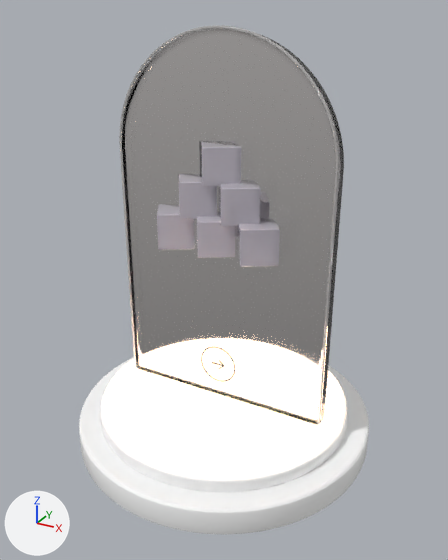
The glTF model web/studio/public/assets/hyper-atrium/crystal-crystal-stack.glb, before and after one commit.
One viewpoint serves both versions: a camera (50 mm lens) standing at (2.43, -4.42, 3.87) and looking at (0.04, -0.08, 1.7). The lights are fixed; the arrows at lower left show +X, +Y and +Z. The first picture is the older version. Where no turn or scale is listed for an object, it has been applied to the vertices.

Names of what the first picture shows: 'Crystal crystal-stack | concealed warm light seam', 'Crystal crystal-stack | front polished rim', 'Crystal crystal-stack | lower travertine plinth', 'Crystal crystal-stack | solid clear arched crystal', 'Crystal crystal-stack | upper porcelain plinth', 'Training | crystal block 0.006', 'Training | crystal block 0.007', 'Training | crystal block 0.008', 'Training | crystal block 1.004', 'Training | crystal block 1.005', 'Training | crystal block 2.002' and 1 more.
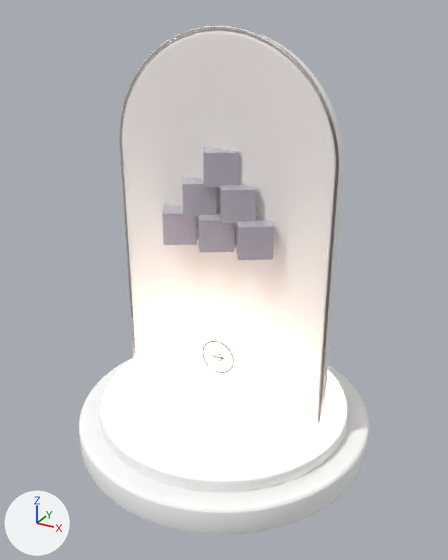
The change, as a diff of the scene's bpy script:
```diff
--- a/web/studio/public/assets/hyper-atrium/crystal-crystal-stack.glb.py
+++ b/web/studio/public/assets/hyper-atrium/crystal-crystal-stack.glb.py
@@ mat_portals___optically_clear_rose_crystal @@
 mat_portals___optically_clear_rose_crystal.base_color = (0.985, 0.947, 0.934)  # white #fdf9f7
-mat_portals___optically_clear_rose_crystal.roughness = 0.055
-mat_portals___optically_clear_rose_crystal.ior = 1.43
-mat_portals___optically_clear_rose_crystal.transmission_weight = 1.0
+mat_portals___optically_clear_rose_crystal.roughness = 1.0
 mat_portals___optically_clear_rose_crystal.coat_weight = 0.3
@@ ob_training___crystal_block_0_006 @@
 ob_training___crystal_block_0_006.parent = ob_station___crystal_stack
-ob_training___crystal_block_0_006.location = (-0.39, -0.145, 2.14)
+ob_training___crystal_block_0_006.location = (-0.355, -0.14, 2.166)
 ob_training___crystal_block_0_006.rotation_euler = (0.0, 0.0, 0.559)  # degrees (0, 0, 32)
+ob_training___crystal_block_0_006.scale = (0.909, 0.909, 0.909)
@@ ob_training___crystal_block_0_007 @@
 ob_training___crystal_block_0_007.parent = ob_station___crystal_stack
-ob_training___crystal_block_0_007.location = (0.0, -0.145, 2.14)
+ob_training___crystal_block_0_007.location = (0.0, -0.14, 2.166)
 ob_training___crystal_block_0_007.rotation_euler = (0.0, 0.0, 0.559)  # degrees (0, 0, 32)
+ob_training___crystal_block_0_007.scale = (0.909, 0.909, 0.909)
@@ ob_training___crystal_block_0_008 @@
 ob_training___crystal_block_0_008.parent = ob_station___crystal_stack
-ob_training___crystal_block_0_008.location = (0.39, -0.145, 2.14)
+ob_training___crystal_block_0_008.location = (0.355, -0.14, 2.166)
 ob_training___crystal_block_0_008.rotation_euler = (0.0, 0.0, 0.559)  # degrees (0, 0, 32)
+ob_training___crystal_block_0_008.scale = (0.909, 0.909, 0.909)
@@ ob_training___crystal_block_1_004 @@
 ob_training___crystal_block_1_004.parent = ob_station___crystal_stack
-ob_training___crystal_block_1_004.location = (-0.195, -0.1, 2.43)
+ob_training___crystal_block_1_004.location = (-0.177, -0.0995, 2.43)
 ob_training___crystal_block_1_004.rotation_euler = (0.0, 0.0, 0.559)  # degrees (0, 0, 32)
+ob_training___crystal_block_1_004.scale = (0.909, 0.909, 0.909)
@@ ob_training___crystal_block_1_005 @@
 ob_training___crystal_block_1_005.parent = ob_station___crystal_stack
-ob_training___crystal_block_1_005.location = (0.195, -0.1, 2.43)
+ob_training___crystal_block_1_005.location = (0.177, -0.0995, 2.43)
 ob_training___crystal_block_1_005.rotation_euler = (0.0, 0.0, 0.559)  # degrees (0, 0, 32)
+ob_training___crystal_block_1_005.scale = (0.909, 0.909, 0.909)
@@ ob_training___crystal_block_2_002 @@
 ob_training___crystal_block_2_002.parent = ob_station___crystal_stack
-ob_training___crystal_block_2_002.location = (0.0, -0.055, 2.72)
+ob_training___crystal_block_2_002.location = (0.0, -0.0586, 2.694)
 ob_training___crystal_block_2_002.rotation_euler = (0.0, 0.0, 0.559)  # degrees (0, 0, 32)
+ob_training___crystal_block_2_002.scale = (0.909, 0.909, 0.909)
```

Location of each change, (x1, y1, x2, y2) in pixels of the pictures (448 x 560 px):
'Crystal crystal-stack | solid clear arched crystal', surface changed: (122, 29, 344, 425) in both
'Training | crystal block 0.008', moved, rescaled (9% narrower, 11% shorter): before (237, 221, 280, 267); after (235, 219, 274, 260)
'Training | crystal block 1.005', moved, rescaled (9% narrower, 7% shorter): before (219, 183, 261, 226); after (219, 184, 257, 224)
'Training | crystal block 2.002', moved, rescaled (12% narrower, 7% shorter): before (201, 142, 242, 186); after (203, 147, 239, 188)
'Training | crystal block 0.006', moved, rescaled (8% narrower, 11% shorter): before (157, 204, 195, 250); after (162, 204, 197, 245)
'Training | crystal block 0.007', moved, rescaled (10% narrower, 9% shorter): before (197, 214, 236, 258); after (199, 212, 234, 252)
'Training | crystal block 1.004', moved, rescaled (8% narrower, 9% shorter): before (179, 174, 217, 219); after (182, 176, 217, 217)
